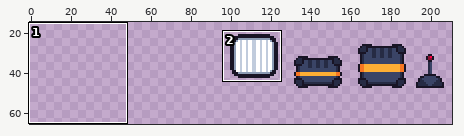
Two states of a pixel-art file, Assets/Sprites/WIP - aseprite/drafts.aseprite. Above: a wide view before the commit, with the close-up outlined.
Close-up. Earlier state:
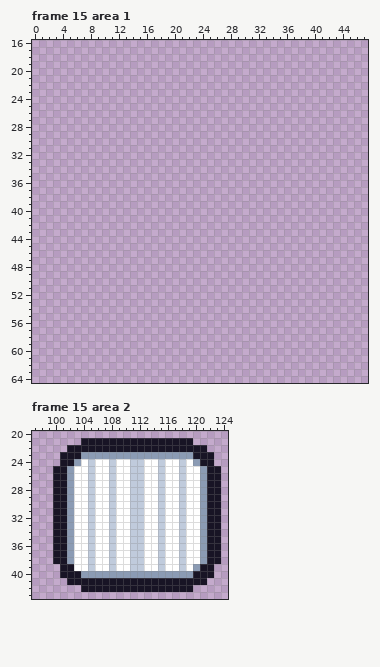
256x256 pixels, 46 frames. Colours within 5 levels of each other are drawn and written as one. Shown: frame 15 area 1: x 0..47, y 16..64; frame 15 area 2: x 97..124, y 20..43. The wide view leaves out empty margins. The commit also changed other frames or places, which this record leaves out.
The same view after the edit:
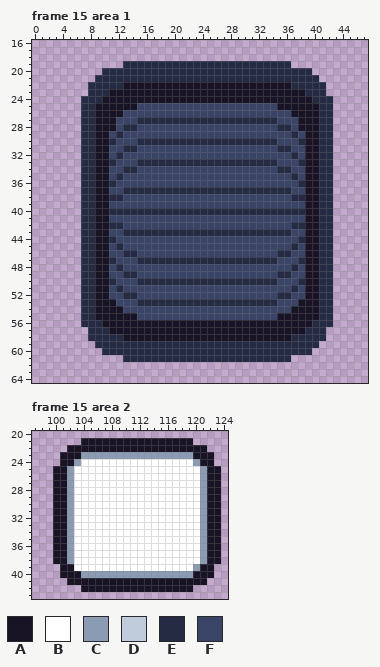
Palette (. is transparent): A #181425  B #ffffff  C #8b9bb4  D #c0cbdc  E #262b44  F #3a4466
Edits made:
--- frame 15 area 1, layer "Layer 1"
@@ x 0..47 @@
 18 ................................................
-19 ................................................
-20 ................................................
-21 ................................................
-22 ................................................
-23 ................................................
-24 ................................................
-25 ................................................
-26 ................................................
-27 ................................................
-28 ................................................
-29 ................................................
-30 ................................................
-31 ................................................
-32 ................................................
-33 ................................................
-34 ................................................
-35 ................................................
-36 ................................................
-37 ................................................
-38 ................................................
-39 ................................................
-40 ................................................
-41 ................................................
-42 ................................................
-43 ................................................
-44 ................................................
-45 ................................................
-46 ................................................
-47 ................................................
-48 ................................................
-49 ................................................
-50 ................................................
-51 ................................................
-52 ................................................
-53 ................................................
-54 ................................................
-55 ................................................
-56 ................................................
-57 ................................................
-58 ................................................
-59 ................................................
-60 ................................................
-61 ................................................
+19 .............EEEEEEEEEEEEEEEEEEEEEEEE...........
+20 ..........EEEEEEEEEEEEEEEEEEEEEEEEEEEEEE........
+21 .........EEEEEEEEEEEEEEEEEEEEEEEEEEEEEEEE.......
+22 ........EEEEEAAAAAAAAAAAAAAAAAAAAAAAAEEEEE......
+23 ........EEEAAAAAAAAAAAAAAAAAAAAAAAAAAAAEEE......
+24 .......EEEAAAAAAAAAAAAAAAAAAAAAAAAAAAAAAEEE.....
+25 .......EEAAAAAAFFFFFFFFFFFFFFFFFFFFAAAAAAEE.....
+26 .......EEAAAAFFFFFFFFFFFFFFFFFFFFFFFFAAAAEE.....
+27 .......EEAAAFFFEEEEEEEEEEEEEEEEEEEEFFFAAAEE.....
+28 .......EEAAAFEEFFFFFFFFFFFFFFFFFFFFEEFAAAEE.....
+29 .......EEAAFEFFFFFFFFFFFFFFFFFFFFFFFFEFAAEE.....
+30 .......EEAAEFFFEEEEEEEEEEEEEEEEEEEEFFFEAAEE.....
+31 .......EEAAFFEEFFFFFFFFFFFFFFFFFFFFEEFFAAEE.....
+32 .......EEAAFEFFFFFFFFFFFFFFFFFFFFFFFFEFAAEE.....
+33 .......EEAAEFFFEEEEEEEEEEEEEEEEEEEEFFFEAAEE.....
+34 .......EEAAFFEEFFFFFFFFFFFFFFFFFFFFEEFFAAEE.....
+35 .......EEAAFEFFFFFFFFFFFFFFFFFFFFFFFFEFAAEE.....
+36 .......EEAAEFFFFFFFFFFFFFFFFFFFFFFFFFFEAAEE.....
+37 .......EEAAFFEEEEEEEEEEEEEEEEEEEEEEEEFFAAEE.....
+38 .......EEAAEEFFFFFFFFFFFFFFFFFFFFFFFFEEAAEE.....
+39 .......EEAAFFFFFFFFFFFFFFFFFFFFFFFFFFFFAAEE.....
+40 .......EEAAEEEEEEEEEEEEEEEEEEEEEEEEEEEEAAEE.....
+41 .......EEAAFFFFFFFFFFFFFFFFFFFFFFFFFFFFAAEE.....
+42 .......EEAAEEFFFFFFFFFFFFFFFFFFFFFFFFEEAAEE.....
+43 .......EEAAFFEEEEEEEEEEEEEEEEEEEEEEEEFFAAEE.....
+44 .......EEAAEFFFFFFFFFFFFFFFFFFFFFFFFFFEAAEE.....
+45 .......EEAAFEFFFFFFFFFFFFFFFFFFFFFFFFEFAAEE.....
+46 .......EEAAFFEEFFFFFFFFFFFFFFFFFFFFEEFFAAEE.....
+47 .......EEAAEFFFEEEEEEEEEEEEEEEEEEEEFFFEAAEE.....
+48 .......EEAAFEFFFFFFFFFFFFFFFFFFFFFFFFEFAAEE.....
+49 .......EEAAFFEEFFFFFFFFFFFFFFFFFFFFEEFFAAEE.....
+50 .......EEAAEFFFEEEEEEEEEEEEEEEEEEEEFFFEAAEE.....
+51 .......EEAAFEFFFFFFFFFFFFFFFFFFFFFFFFEFAAEE.....
+52 .......EEAAFFEEFFFFFFFFFFFFFFFFFFFFEEFFAAEE.....
+53 .......EEAAAFFFEEEEEEEEEEEEEEEEEEEEFFFAAAEE.....
+54 .......EEAAAAFFFFFFFFFFFFFFFFFFFFFFFFAAAAEE.....
+55 .......EEAAAAAAFFFFFFFFFFFFFFFFFFFFAAAAAAEE.....
+56 .......EEEAAAAAAAAAAAAAAAAAAAAAAAAAAAAAAEEE.....
+57 ........EEEAAAAAAAAAAAAAAAAAAAAAAAAAAAAEEE......
+58 ........EEEEEAAAAAAAAAAAAAAAAAAAAAAAAEEEEE......
+59 .........EEEEEEEEEEEEEEEEEEEEEEEEEEEEEEEE.......
+60 ..........EEEEEEEEEEEEEEEEEEEEEEEEEEEEEE........
+61 .............EEEEEEEEEEEEEEEEEEEEEEEE...........
 62 ................................................
--- frame 15 area 2, layer "Layer 1"
@@ x 103..120 @@
 23 ACCCCCCCCCCCCCCCCA
-24 CBDBBDBBDDBBDBBDBC
-25 BBDBBDBBDDBBDBBDBB
-26 BBDBBDBBDDBBDBBDBB
-27 BBDBBDBBDDBBDBBDBB
-28 BBDBBDBBDDBBDBBDBB
-29 BBDBBDBBDDBBDBBDBB
-30 BBDBBDBBDDBBDBBDBB
-31 BBDBBDBBDDBBDBBDBB
-32 BBDBBDBBDDBBDBBDBB
-33 BBDBBDBBDDBBDBBDBB
-34 BBDBBDBBDDBBDBBDBB
-35 BBDBBDBBDDBBDBBDBB
-36 BBDBBDBBDDBBDBBDBB
-37 BBDBBDBBDDBBDBBDBB
-38 BBDBBDBBDDBBDBBDBB
-39 BBDBBDBBDDBBDBBDBC
+24 CBBBBBBBBBBBBBBBBC
+25 BBBBBBBBBBBBBBBBBB
+26 BBBBBBBBBBBBBBBBBB
+27 BBBBBBBBBBBBBBBBBB
+28 BBBBBBBBBBBBBBBBBB
+29 BBBBBBBBBBBBBBBBBB
+30 BBBBBBBBBBBBBBBBBB
+31 BBBBBBBBBBBBBBBBBB
+32 BBBBBBBBBBBBBBBBBB
+33 BBBBBBBBBBBBBBBBBB
+34 BBBBBBBBBBBBBBBBBB
+35 BBBBBBBBBBBBBBBBBB
+36 BBBBBBBBBBBBBBBBBB
+37 BBBBBBBBBBBBBBBBBB
+38 BBBBBBBBBBBBBBBBBB
+39 BBBBBBBBBBBBBBBBBC
 40 ACCCCCCCCCCCCCCCCA
